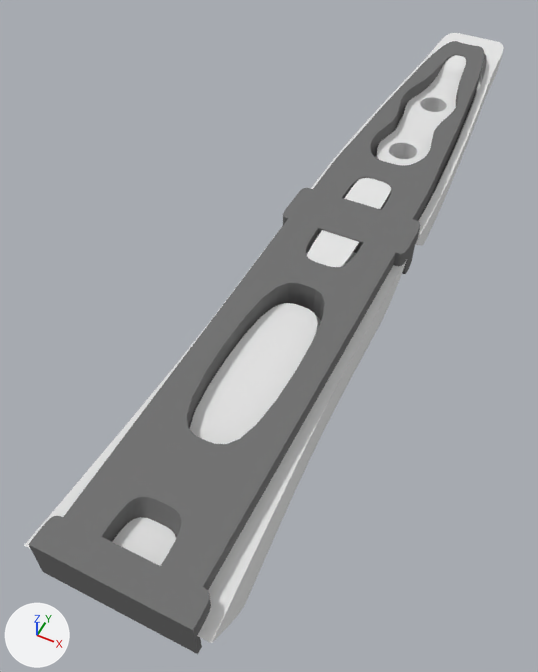
An edit to the Blender file BlenderFiles/RightHand/BrunelRightFinger.blend, drawn before and after from the same camera.
Rendered twice from a 50 mm lens placed at (17.2, -10.8, 45.3), pointed at (-4.5, 32.6, -8.9). Every picture has the same lights, and +X, +Y and +Z are marked at lower left.

The first picture shows 'Inner distal', 'Inner proximal', 'Ligament'.
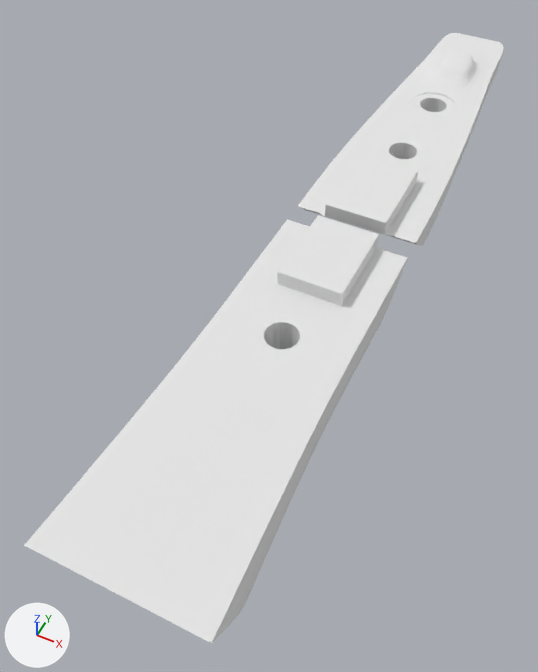
The change, as JSON lines over the scene's bpy script:
```json
{"block": "me_boolean_ligament", "where": "# used by ob_boolean_ligament; parent = ob_handle_finger; location = (0.0, 40.5, 0.0)"}
{"block": "me_boolean_ligament", "where": "# verts and faces of me_boolean_ligament; kept vertices keep their numbers, new ones are numbered from 138"}
{"block": "me_boolean_ligament", "where": "# before: 65 (1.0, 34.3, 0.0), 72 (0.0, 34.3, 0.0)"}
{"op": "remove", "block": "me_boolean_ligament", "code": "me_boolean_ligament.from_pydata(...)  # 138 vertices, 128 faces; spans x 0.0..5.2, y -38.2..38.7, z -1.5..1.5"}
{"op": "add", "block": "me_boolean_ligament", "code": "me_boolean_ligament.from_pydata(...)  # 142 vertices, 131 faces; spans x 0.0..5.2, y -38.2..38.7, z -1.5..1.5"}
{"block": "me_boolean_ligament", "change": "me_boolean_ligament part 1"}
{"block": "me_boolean_ligament", "change": "1 face is deleted"}
{"block": "me_boolean_ligament", "change": "9 vertices in x 0.0..1.6, y 6.5..11.2, z -1.5..1.5 move by (0.0, 1.0, 0.0)"}
{"block": "me_boolean_ligament", "change": "9 vertices in x 0.0..3.0, y -10.8..-6.3, z -1.5..1.5 move by (0.0, -1.0, 0.0)"}
{"block": "me_boolean_ligament", "change": "6 vertices in x 1.8, y -2.5..2.7, z -1.5..1.5 move by (0.5, 0.0, 0.0)"}
{"block": "me_boolean_ligament", "change": "3 vertices in x 1.8, y 6.5..8.0, z -1.5..1.5 move by (0.5, 1.0, 0.0)"}
{"block": "me_boolean_ligament", "change": "3 vertices in x 1.8, y -7.8..-6.3, z -1.5..1.5 move by (0.5, -1.0, 0.0)"}
{"block": "me_boolean_ligament", "change": "4 vertices are added at (0.0, 2.7, 1.5), (0.0, 2.7, 0.0), (0.0, -2.5, 1.5), (0.0, -2.5, 0.0)"}
{"block": "me_boolean_ligament", "change": "4 new faces join them"}
{"block": "me_boolean_ligament", "change": "me_boolean_ligament part 2"}
{"op": "add", "block": "me_boolean_ligament", "code": "verts[65] = (1.0, 35.3, 0.0)  # moved"}
{"op": "add", "block": "me_boolean_ligament", "code": "verts[72] = (0.0, 35.3, 0.0)  # moved"}
{"block": "me_ligament", "where": "me_ligament.from_pydata(...)  # 202 vertices, 181 faces; spans x 0.0..6.0, y -38.8..37.0, z -2.5..1.5"}
{"block": "me_ligament", "where": "# used by ob_ligament; parent = ob_handle_finger; location = (0.0, 40.5, 0.0)"}
{"block": "me_ligament", "change": "me_ligament part 3: 38 of 202 vertices moved; they spanned x 0.0..3.2, y -9.8..9.8, z -2.5..1.5 and now span x 0.0..3.2, y -10.8..10.8, z -2.5..1.5; mean shift (0.2, 0.0, 0.0); largest move (2.0, 5.3, -1.5) -> (2.5, 6.3, -1.5)"}
{"op": "add", "block": "ob_ligament", "code": "ob_ligament.hide_viewport = True"}
```

Location of each change, [x1, y1, x2, y2] in pixels of the pictures (538 x 672 px; the box of a moved part takes in the faces that stretch with it):
```json
{"object": "Inner proximal", "change": "reshaped", "before": [24, 228, 407, 643], "after": [24, 215, 407, 643]}
{"object": "Ligament", "change": "hidden", "before": [28, 41, 484, 654]}
{"object": "Inner distal", "change": "reshaped", "before": [311, 33, 504, 246], "after": [298, 33, 504, 246], "on screen": "7% wider"}
{"part": 3, "of": "me_ligament", "change": "moved or reshaped", "before": [150, 140, 441, 457], "on screen": "not visible afterwards"}
```
